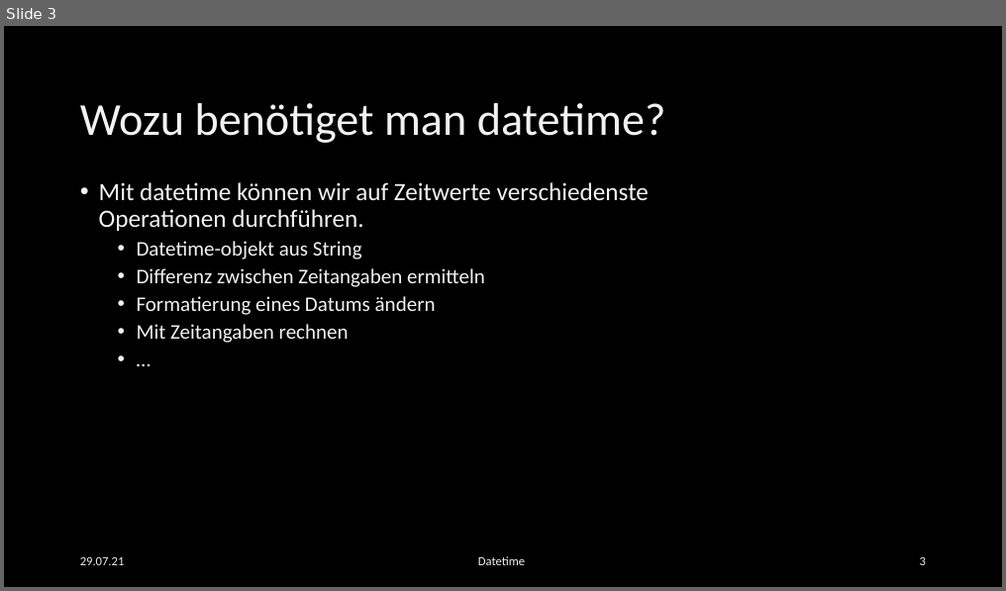
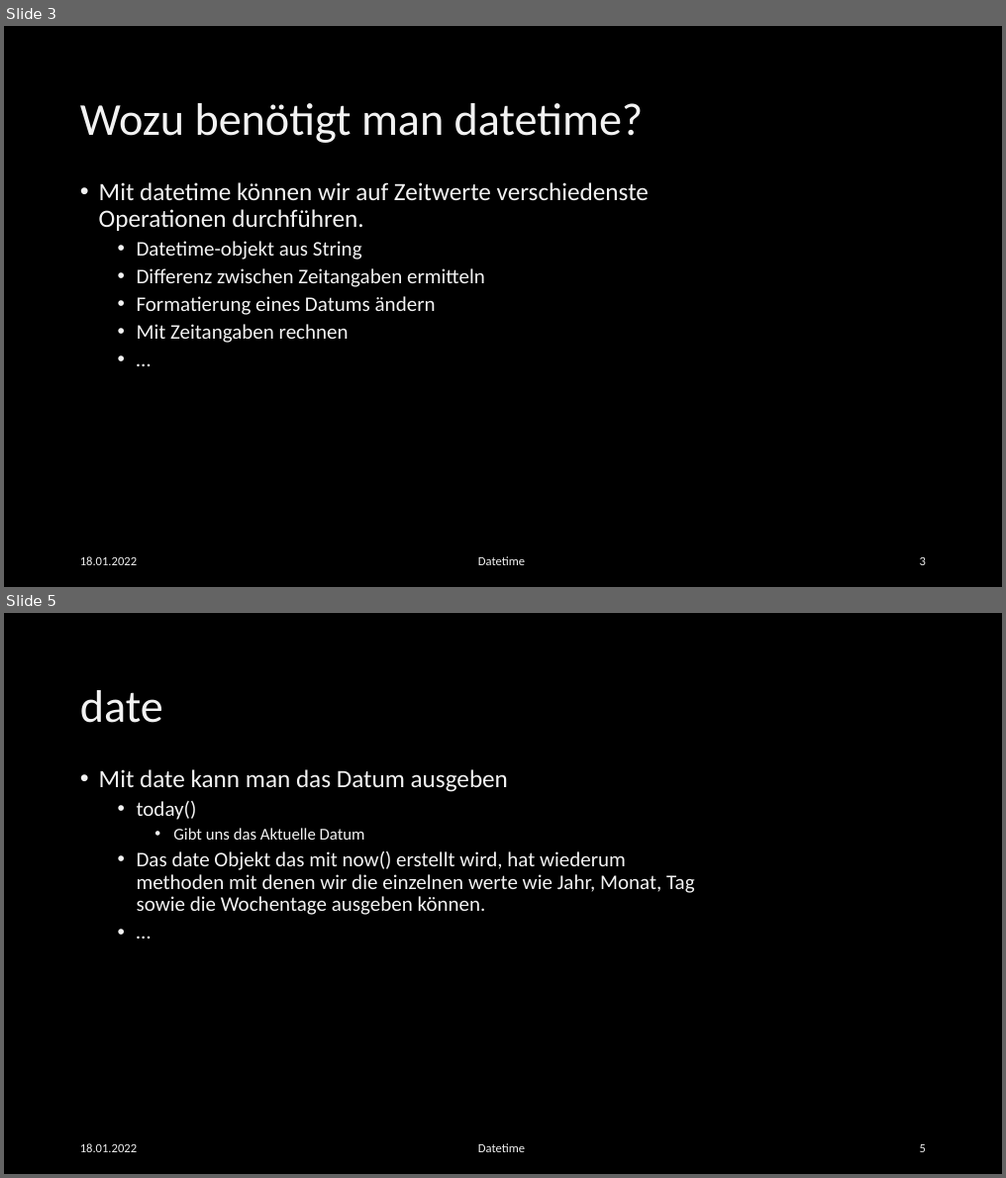
Before and after one commit to EsstBananeImEi/python_kurs, a slide deck: Materialien/Powerpoint/Einfuehrung in Datetime.pptx. Shown one above the other, each under a label of ours: slide 3 before the commit, slides 3 and 5 after it; the slides between them are not shown. The pictures are 1006x591 and 1006x1178 pixels, drawn with LibreOffice and Linux fonts; fonts in the diff are those of the drawing; background and template pictures are left out. Boxes give left, top, right and bottom in pixels: in the first picture for what was removed or moved away, otherwise in the second. Text is boxed around its words. In the diff, an @@ line names an element or a change of style, - is before the commit and + after.

Commit message:
update and finished Datetime kapitel

```diff
--- a/Materialien/Powerpoint/Einfuehrung in Datetime.pptx
+++ b/Materialien/Powerpoint/Einfuehrung in Datetime.pptx
@@ slide 5 added at bbox=[4, 613, 1002, 1174], background picture (left out) @@
@@ title added at bbox=[80, 690, 163, 723], 44 pt, text #F2F2F2 @@
+date
@@ text added at bbox=[99, 769, 695, 915], 20 pt, text #F2F2F2 @@
+• Mit date kann man das Datum ausgeben
+  • today()
+    • Gibt uns das Aktuelle Datum
+  • Das date Objekt das mit now() erstellt wird, hat wiederum methoden mit denen wir die einzelnen werte wie Jahr, Monat, Tag sowie die Wochentage ausgeben können.
+  • …
@@ text added at bbox=[80, 1144, 137, 1153], 12 pt, text gradient #9E9E9E to #EDEDED to #FFFFFF @@
+18.01.2022
@@ text added at bbox=[478, 1144, 525, 1153], 12 pt, text #F2F2F2 @@
+Datetime
@@ page number added at bbox=[920, 1145, 926, 1153], 12 pt, text gradient #9E9E9E to #EDEDED to #FFFFFF @@
+5
@@ slide 3 changed as well @@
@@ title at bbox=[80, 103, 644, 143]: text changed @@
-Wozu benötiget man datetime?
+Wozu benötigt man datetime?
@@ text at bbox=[80, 557, 137, 566]: text changed @@
-29.07.21
+18.01.2022
```
Also in this commit, not shown: 5 other slides changed, 4 other slides added, 8 other files.
